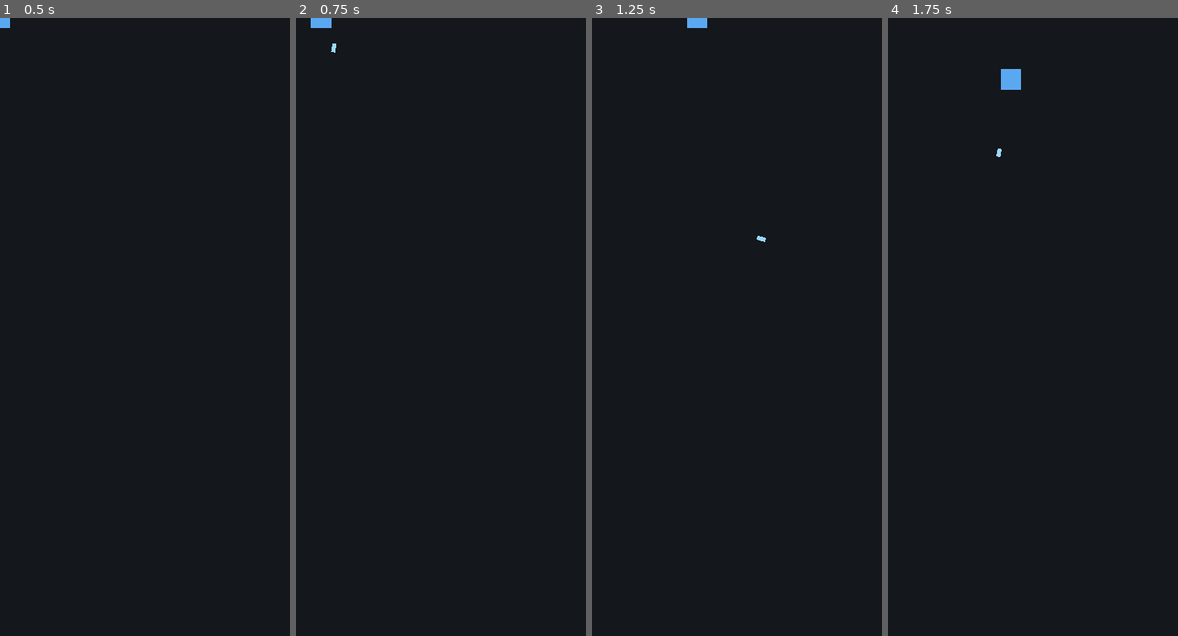
Above: before the commit, frames 1-4 (left to right).
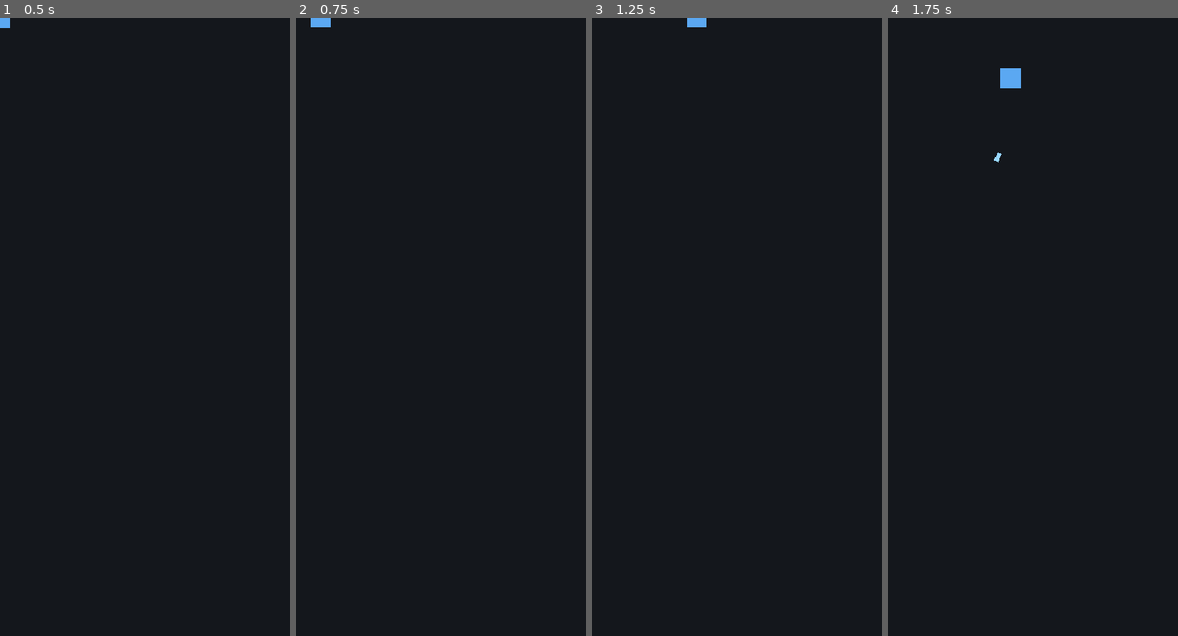
Above: after the commit, the same moments.

Repository: 0xkkun/seoul-challenge
Game: Godot game, scene res://scenes/player/player.tscn
The game is run twice, just before and just after one commit, with the same random seed, the same clock (stepped at 60 frames per second) and the same inputs. This scene is started directly instead of the project's main scene.
Inputs (mouse positions are in pixels of both pictures, inside the frame that each line leads up to):
- Up to frame 1 (0.5 s): no input
- Up to frame 2 (0.75 s): tap Enter at 0.5 s; move the mouse to (504, 296) at 0.52 s; hold Right (ui_right) from 0.53 s (still down); click (504, 296) at 0.67 s
- Up to frame 3 (1.25 s): keep holding Right (ui_right); tap Space at 0.77 s
- Up to frame 4 (1.75 s): move the mouse to (975, 357) at 1.27 s; release Right (ui_right) at 1.28 s; hold Down (ui_down) from 1.28 s (still down); tap Space at 1.52 s

Frame 1 is identical in both runs. In frame 2, less than 0.1% of the frame differs, in the area x 5-14%, y 0-6%; in frame 3, less than 0.1%; in frame 4, less than 0.1%, in the area x 36-46%, y 8-24%.

Commit message:
fix(player): apply fire recoil before move_and_slide
Codex 리뷰(#49, P2) 반영: 발사 반동이 move_and_slide 뒤에서 velocity 에 더해져
다음 틱 friction(2600)에 먼저 상쇄돼 손맛이 사실상 안 느껴지던 문제. _process_firing
을 move_and_slide 앞으로 옮겨 반동이 같은 틱 이동에 반영되게 함.

verify_full 통과: unit 37 / integration 17 / functional 1.

Co-Authored-By: Claude Opus 4.8 (1M context) <noreply@anthropic.com>

Diff:
--- a/scripts/player/player.gd
+++ b/scripts/player/player.gd
@@ -21,8 +21,10 @@
 func _physics_process(delta: float) -> void:
 	var input_vector := read_input_vector()
 	velocity = step_velocity(velocity, input_vector, delta)
+	# 발사 반동은 move_and_slide 전에 적용해야 이번 틱 이동에 반영된다. 뒤에 두면
+	# 다음 틱 step_velocity 의 friction 이 먼저 깎아 반동이 사실상 사라진다 (Codex #49 P2).
+	_process_firing(delta)
 	move_and_slide()
-	_process_firing(delta)
 
 
 ## 입력 벡터 → 목표 속도. 대각선도 최고 속도를 넘지 않도록 정규화. 순수 함수.
